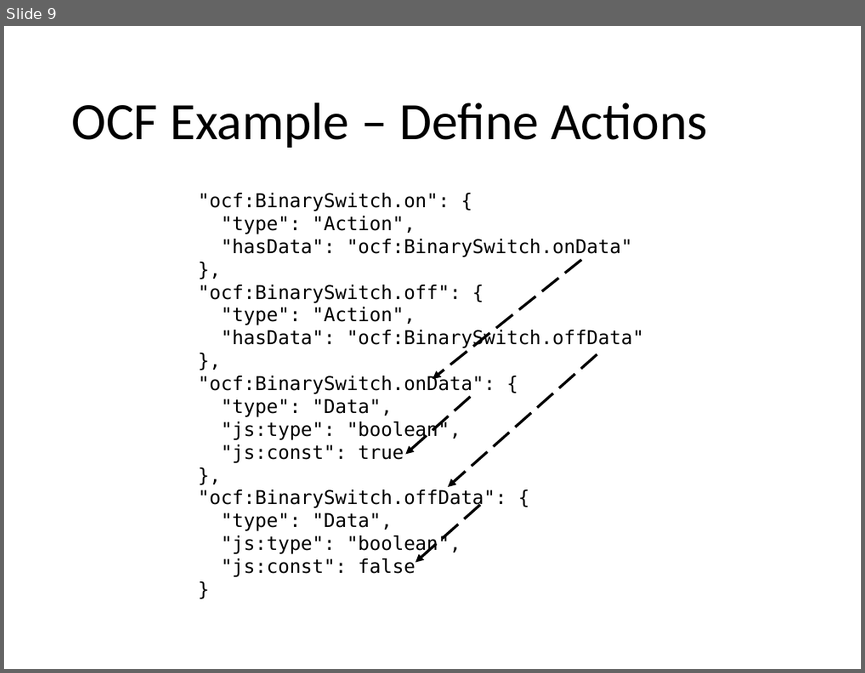
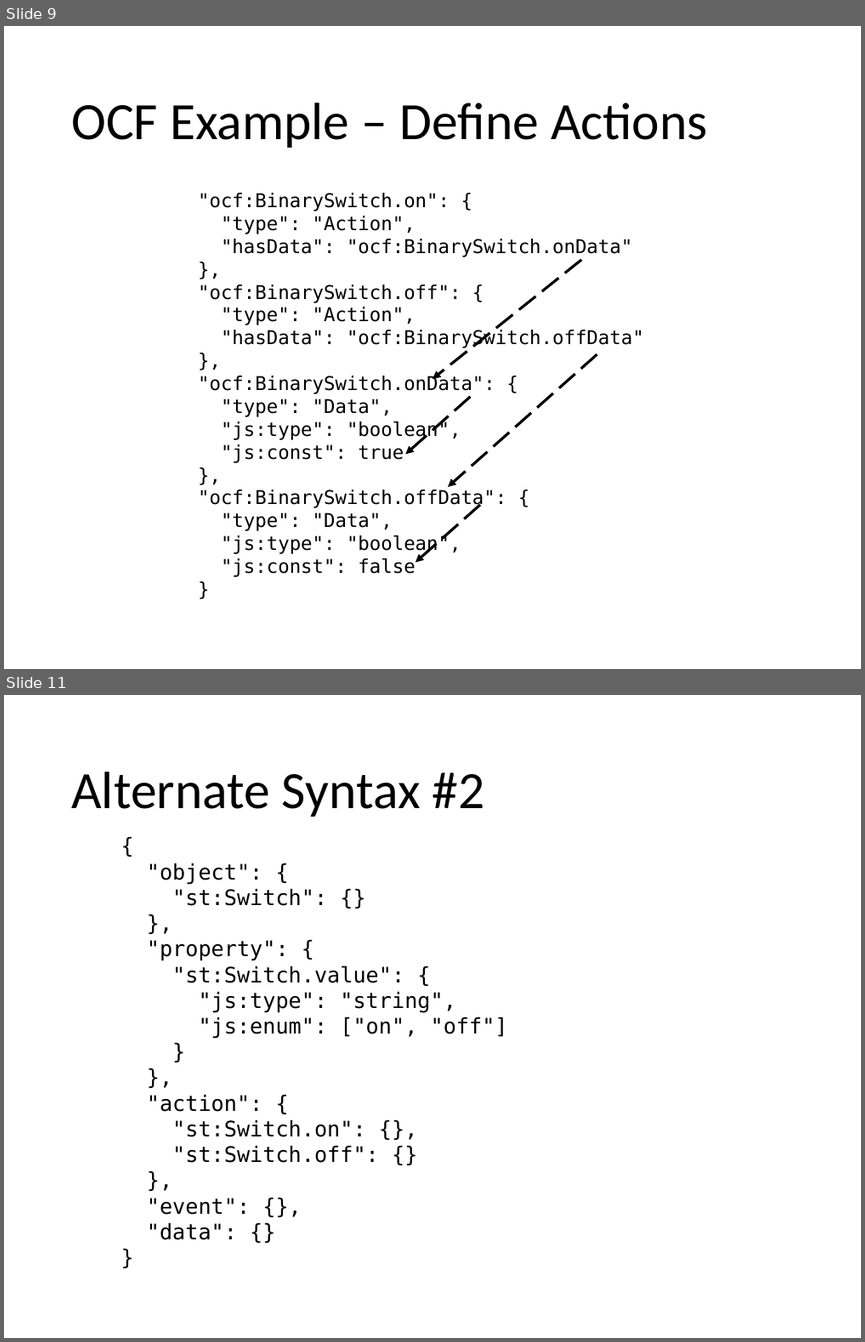
Before and after one commit to mjkoster/ODM-Examples, a slide deck: ODM-SDF.pptx. Shown one above the other, each under a label of ours: slide 9 before the commit, slides 9 and 11 after it; the slides between them are not shown. The pictures are 865x673 and 865x1342 pixels, drawn with LibreOffice and Linux fonts; fonts in the diff are those of the drawing. Boxes give left, top, right and bottom in pixels: in the first picture for what was removed or moved away, otherwise in the second. Text is boxed around its words. In the diff, an @@ line names an element or a change of style, - is before the commit and + after.

Commit message:
update ODM-SDF slides

```diff
--- a/ODM-SDF.pptx
+++ b/ODM-SDF.pptx
@@ slide 11 added at [4,695,861,1338], background #FFFFFF @@
@@ title added at [71,771,485,817], 44 pt, text #000000 @@
+Alternate Syntax #2
@@ text added at [147,863,508,1240], 18 pt, text #000000 @@
+{
+"object": {
+"st:Switch": {}
+},
+"property": {
+"st:Switch.value": {
+"js:type": "string",
+"js:enum": ["on", "off"]
+}
+},
+"action": {
+"st:Switch.on": {},
+"st:Switch.off": {}
+},
+"event": {},
+"data": {}
+}
```
Also in this commit, not shown: 2 other slides added, 2 other files.
